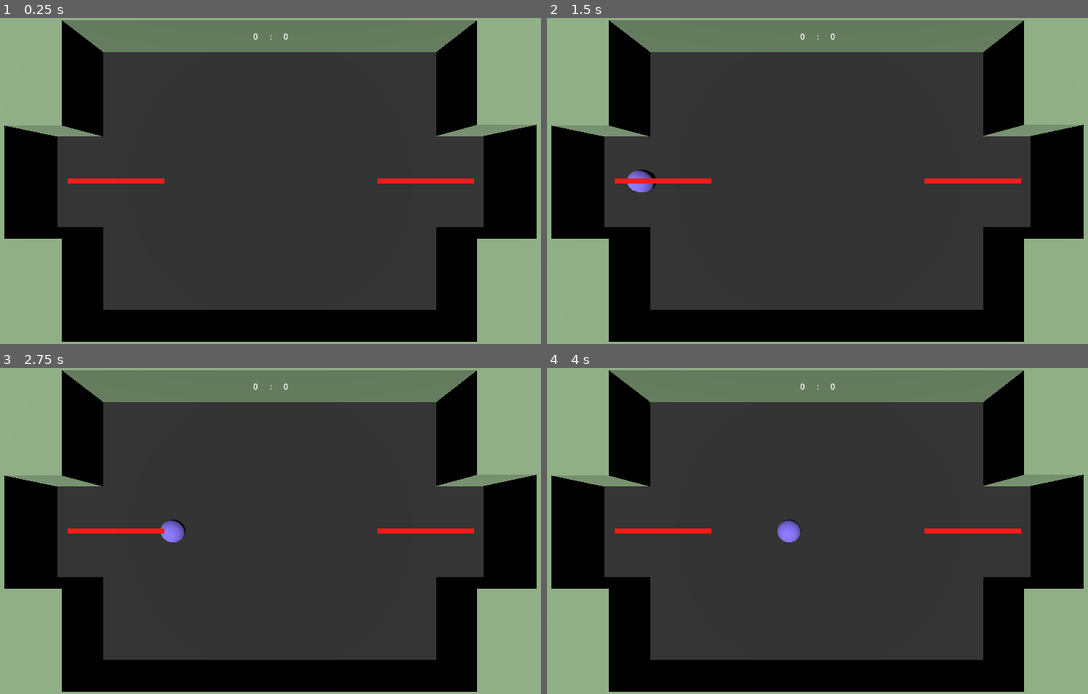
Above: before the commit, frames 1-4 (two rows, left to right).
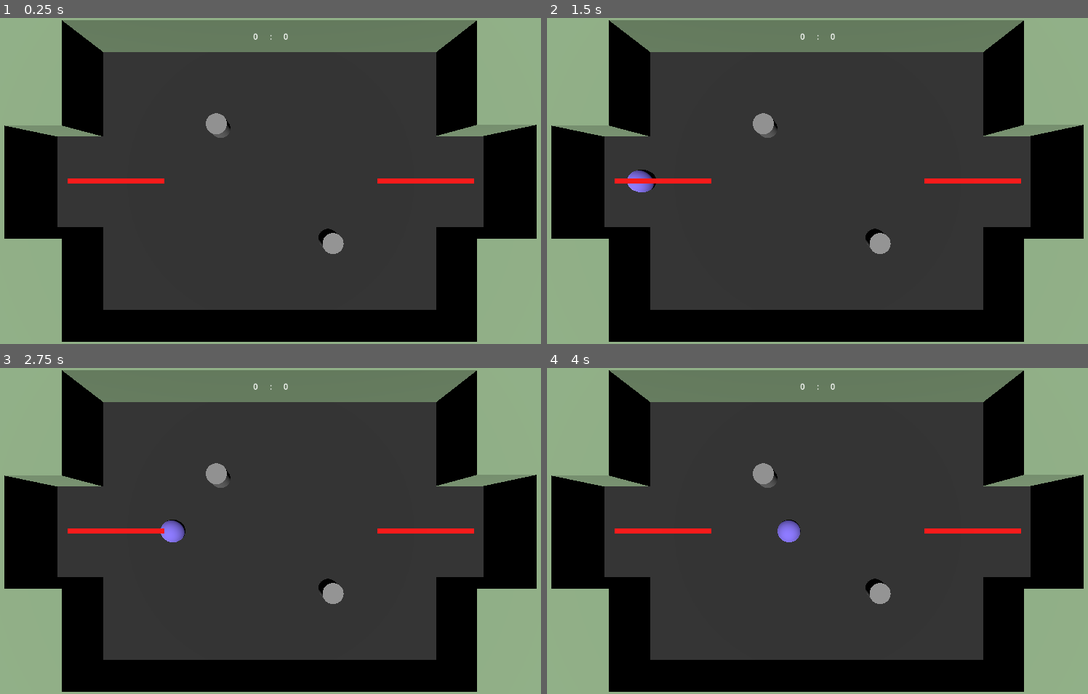
Above: after the commit, the same moments.

Repository: TheCubeOfFire/ggj2025-dumbbubbledoor
Game: Godot game, scene res://Map/Arena.tscn
The game is run twice, just before and just after one commit, with the same random seed, the same clock (stepped at 60 frames per second) and the same inputs. This scene is started directly instead of the project's main scene.
Inputs:
- Up to frame 1 (0.25 s): no input
- Up to frame 2 (1.5 s): tap Enter at 0.5 s; tap Space at 1.25 s
- Up to frame 3 (2.75 s): tap Enter at 2 s
- Up to frame 4 (4 s): no input

The runs differ from the first frame. In frame 1, 0.5% of the frame differs, in the area x 38-64%, y 29-73%; in frame 2, 0.5%; in frame 3, 0.5%; in frame 4, 0.5%.

Commit message:
added bouncers

Diff:
--- a/Map/Arena.tscn
+++ b/Map/Arena.tscn
@@ -7,6 +7,7 @@
 [ext_resource type="Material" uid="uid://cshjkxucqox8d" path="res://Map/WallMaterial.tres" id="2_yc8p0"]
 [ext_resource type="PackedScene" uid="uid://dvt7nvfj6o5td" path="res://game_manager/game_manager.tscn" id="3_7oehc"]
 [ext_resource type="PackedScene" uid="uid://dmx61imxe1t4v" path="res://player/player.tscn" id="4_ntw2r"]
+[ext_resource type="PackedScene" uid="uid://dayly4pvdvtsb" path="res://obstacles/bouncer.tscn" id="8_tl4ky"]
 
 [node name="Map" type="Node3D"]
 script = ExtResource("1_21lse")
@@ -105,3 +106,9 @@
 [node name="Arrows" type="Node3D" parent="."]
 
 [node name="Obstacles" type="Node3D" parent="."]
+
+[node name="Bouncer" parent="Obstacles" instance=ExtResource("8_tl4ky")]
+transform = Transform3D(3, 0, 0, 0, 3, 0, 0, 0, 3, 13.2981, 1.52962, 13.3908)
+
+[node name="Bouncer2" parent="Obstacles" instance=ExtResource("8_tl4ky")]
+transform = Transform3D(3, 0, 0, 0, 3, 0, 0, 0, 3, -11.6635, 1.52962, -12.2495)
--- /dev/null
+++ b/obstacles/bouncer.gd
@@ -0,0 +1,14 @@
+extends StaticBody3D
+
+@export var bounce_force: float
+
+
+func _on_area_3d_body_entered(body: Node3D) -> void:
+    if is_instance_of(body, GeneralRigidbody):
+        var force = Vector3(0,0,0)
+        var self_position = self.global_position
+        var other_position = body.global_position
+        force.x = other_position.x - self_position.x
+        force.z = other_position.z - self_position.z
+        force.normalized()
+        body.apply_central_impulse(force * bounce_force)
--- /dev/null
+++ b/obstacles/bouncer.tscn
@@ -0,0 +1,29 @@
+[gd_scene load_steps=5 format=3 uid="uid://dayly4pvdvtsb"]
+
+[ext_resource type="Script" path="res://obstacles/bouncer.gd" id="1_txlr6"]
+
+[sub_resource type="CylinderShape3D" id="CylinderShape3D_tmb76"]
+radius = 0.749933
+
+[sub_resource type="CylinderMesh" id="CylinderMesh_1ne6c"]
+
+[sub_resource type="CylinderShape3D" id="CylinderShape3D_ax2h1"]
+radius = 0.851998
+
+[node name="Bouncer" type="StaticBody3D"]
+script = ExtResource("1_txlr6")
+bounce_force = 7.0
+
+[node name="CollisionShape3D" type="CollisionShape3D" parent="."]
+shape = SubResource("CylinderShape3D_tmb76")
+
+[node name="MeshInstance3D" type="MeshInstance3D" parent="."]
+transform = Transform3D(1.5, 0, 0, 0, 1, 0, 0, 0, 1.5, 0, 0, 0)
+mesh = SubResource("CylinderMesh_1ne6c")
+
+[node name="Area3D" type="Area3D" parent="."]
+
+[node name="CollisionShape3D" type="CollisionShape3D" parent="Area3D"]
+shape = SubResource("CylinderShape3D_ax2h1")
+
+[connection signal="body_entered" from="Area3D" to="." method="_on_area_3d_body_entered"]
--- /dev/null
+++ b/obstacles/bouncer_material.tres
@@ -0,0 +1,5 @@
+[gd_resource type="PhysicsMaterial" format=3 uid="uid://uo3j3u6ecpdv"]
+
+[resource]
+bounce = 1.0
+absorbent = true
Not shown: 1 places in Map/Arena.tscn that only renumber resources
